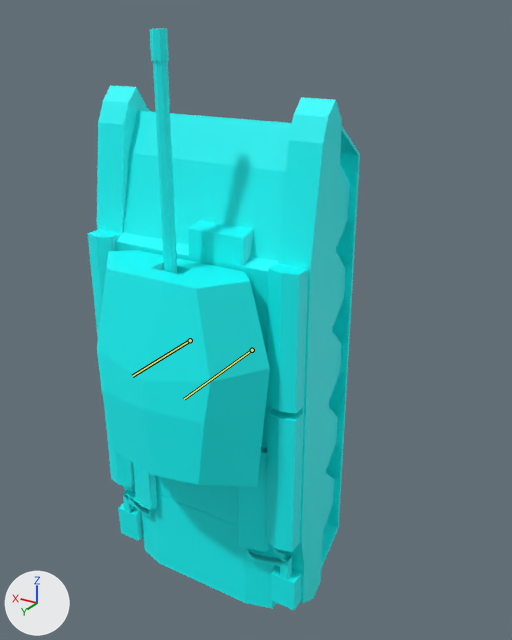
Two versions of the FBX model Assets/CrusaderII.fbx, one commit apart.
Both versions are drawn from a 50 mm lens placed at (-1.8, 2.96, 1.66), pointed at (-0.27, 0.41, 0.39). The lights are fixed; the arrows at lower left show +X, +Y and +Z. The older version comes first. The bones that change, and the others that lie on the model, are drawn over the model as lines.

Objects in the first picture: '立方体', '立方体.001', '立方体.010'.
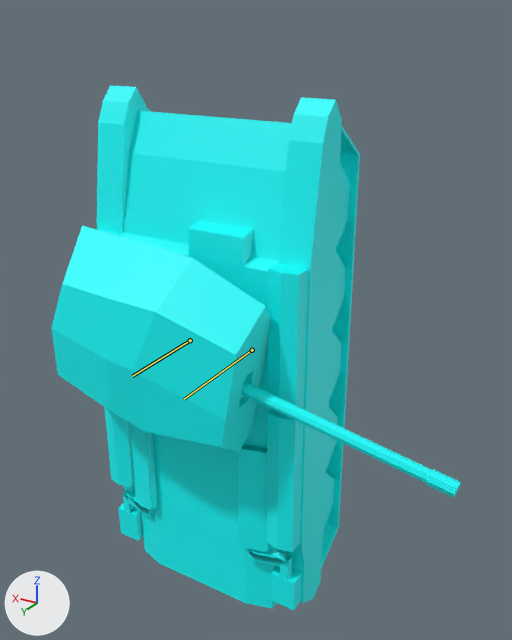
The newer file adds an action. The first version stands in its rest pose; the second is drawn at frame 101 of the action 'root|rootアクション'.

Patch to the scene script:
```diff
--- a/Assets/CrusaderII.fbx.py
+++ b/Assets/CrusaderII.fbx.py
@@ bone_head @@
 bone_head = bpy.data.objects['root'].pose.bones['Head']  # child of 'Root'
-bone_head.rotation_quaternion = (1.0, 0.0, 0.0, 0.0)  # degrees (0, 0, 0)
+bone_head.rotation_quaternion = (0.642, 0.0, -0.766, 0.0)  # degrees (0, -100, 0)
```

Where the change shows, as pixel boxes [x1, y1, x2, y2] in the pictures (512 x 640 px):
'立方体', posed (26% wider)
    before: [97, 250, 270, 487]
    after: [51, 226, 270, 452]
'立方体.001', posed
    before: [149, 29, 178, 274]
    after: [241, 381, 461, 498]
